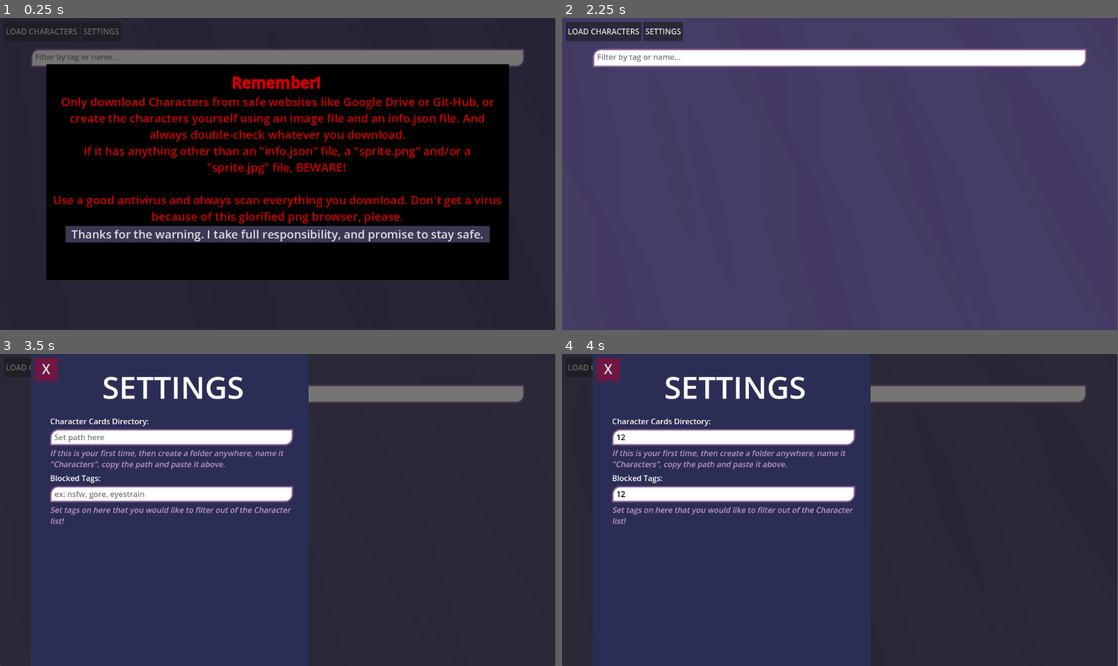
Above: before the commit, frames 1-4 (two rows, left to right).
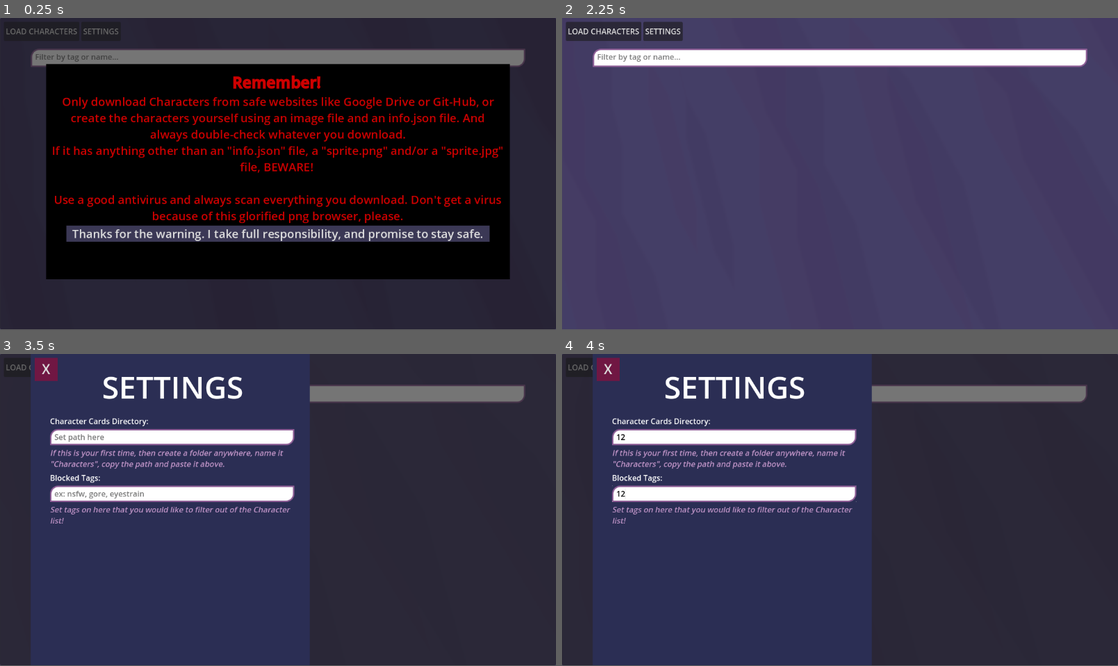
Above: after the commit, the same moments.

Repository: HelloThePixel/open-source-card-collector
Game: Godot game, scene res://Scenes/Gallery.tscn
Same seed, same stepped clock (60 frames per second), same inputs: the game is played once before the commit and once after it.
Inputs (mouse positions are in pixels of both pictures, inside the frame that each line leads up to):
- Up to frame 1 (0.25 s): no input
- Up to frame 2 (2.25 s): click (840, 58) at 0.52 s; type "Alex" at 0.6 s; click "LOAD CHARACTERS" at 1.25 s; click "Thanks for the warning. I tak…" at 2 s
- Up to frame 3 (3.5 s): click "SETTINGS" at 2.75 s
- Up to frame 4 (4 s): click (734, 438) at 3.52 s; type "12" at 3.6 s; click (734, 494) at 3.75 s; type "12" at 3.83 s
In our replay, the window is 799x449 before the commit and 800x448 after it. These sizes can differ from the game's own. Grey fills any space a smaller window leaves; there, only what the larger window draws over its background counts as a difference.

The runs differ from the first frame. In frame 1, 7.2% of the frame differs, in the area x 0-100%, y 0-100%; in frame 2, 0.5%; in frame 3, 2.6%; in frame 4, 2.5%.

Commit message:
general script cleanup and renaming + dynamic grid system + viewport width expanded
expanded default viewport width to 1156.
the card grid now changes collumns dynamically as you change its size
also generally cleaned up some code.

Diff:
--- a/opensourcecardcollector/Scenes/Gallery.tscn
+++ b/opensourcecardcollector/Scenes/Gallery.tscn
@@ -2,6 +2,7 @@
 
 [ext_resource type="Script" uid="uid://dhp3rm4v3n76w" path="res://Scripts/UI/Gallery/gallery.gd" id="1_y1ixw"]
 [ext_resource type="Shader" uid="uid://bapiikbpqxjfv" path="res://Shaders/UI/Background/Wallpaper_Shader.res" id="4_7jpji"]
+[ext_resource type="Script" uid="uid://djsqj26aeeibe" path="res://Scripts/UI/GridContainer/dynamic_grid_container.gd" id="4_saqgx"]
 [ext_resource type="Script" uid="uid://cb1ejb87y0u05" path="res://Scripts/GameFiles/character_file_loader.gd" id="5_1qmsb"]
 [ext_resource type="Theme" uid="uid://di5imy5cnwwdc" path="res://Resources/UI_Themes/TextEdit/TextEdit.tres" id="5_jb8ey"]
 [ext_resource type="Theme" uid="uid://gvnotnp37rig" path="res://Resources/UI_Themes/Panel/Settings.tres" id="5_sv3ml"]
@@ -9,10 +10,8 @@
 [ext_resource type="Script" uid="uid://nlee78qq2ve8" path="res://Scripts/UI/character_search.gd" id="6_ko7lk"]
 [ext_resource type="Script" uid="uid://deytj1y5mqgd4" path="res://Scripts/UI/Panel/Panel_Fader.gd" id="6_sqccx"]
 [ext_resource type="PackedScene" uid="uid://cob4g4o73leey" path="res://Nodes/UI/CharacterUIElement.tscn" id="7_saqgx"]
-[ext_resource type="Script" uid="uid://dfh10sbp6r30w" path="res://Scripts/UI/warning_panel.gd" id="8_sv3ml"]
-[ext_resource type="Script" uid="uid://fjim8mey8wtn" path="res://Scripts/get_tags_from_textedit.gd" id="11_saqgx"]
-
-[sub_resource type="CompressedTexture2D" id="CompressedTexture2D_ko7lk"]
+[ext_resource type="Script" uid="uid://dfh10sbp6r30w" path="res://Scripts/UI/popup_panel.gd" id="8_sv3ml"]
+[ext_resource type="Script" uid="uid://fjim8mey8wtn" path="res://Scripts/tag_blocker.gd" id="11_saqgx"]
 
 [sub_resource type="ShaderMaterial" id="ShaderMaterial_sqccx"]
 shader = ExtResource("4_7jpji")
@@ -59,8 +58,6 @@
 grow_horizontal = 2
 grow_vertical = 2
 script = ExtResource("1_y1ixw")
-Subtitle = "...who knows..."
-Sprite = SubResource("CompressedTexture2D_ko7lk")
 cardTemplate = ExtResource("7_saqgx")
 cardLoader = NodePath("CardLoader")
 cardContainer = NodePath("Grid/ScrollContainer/GridContainer")
@@ -140,7 +137,12 @@
 
 [node name="GridContainer" type="GridContainer" parent="Grid/ScrollContainer"]
 layout_mode = 2
+size_flags_horizontal = 3
+size_flags_vertical = 3
 columns = 5
+script = ExtResource("4_saqgx")
+target_children_length = 204
+margin_of_error = 0
 
 [node name="CharacterSearch" type="TextEdit" parent="Grid" node_paths=PackedStringArray("Gallery")]
 custom_minimum_size = Vector2(0, 38)
@@ -344,6 +346,7 @@
 theme_override_styles/normal = SubResource("StyleBoxFlat_sv3ml")
 text = "Thanks for the warning. I take full responsibility, and promise to stay safe."
 
+[connection signal="resized" from="Grid/ScrollContainer/GridContainer" to="Grid/ScrollContainer/GridContainer" method="_on_resized"]
 [connection signal="gutter_added" from="Grid/CharacterSearch" to="." method="_on_character_search_gutter_added"]
 [connection signal="text_changed" from="Grid/CharacterSearch" to="Grid/CharacterSearch" method="_on_text_changed"]
 [connection signal="pressed" from="MENU/Button" to="." method="LoadCards"]
--- a/opensourcecardcollector/Scripts/CharacterResource/CharacterResource.gd
+++ b/opensourcecardcollector/Scripts/CharacterResource/CharacterResource.gd
@@ -6,9 +6,10 @@
 @export var Credits : String
 @export var Description : String
 @export var Sprite : Texture2D
+#I still havent figured out how to do this, but im not commenting it just yet
+#because the methods for passing this variable's info are already implemented
 @export var SpriteOffset : Vector2 = Vector2.ZERO
 @export var Tags : Array[String]
-#@export var SpriteZoom : float = 1.0
 
 func Create(img : Texture2D, n = "???", m = "...", c = "", d = "", offset = Vector2.ZERO):
 	if n == "":
--- a/opensourcecardcollector/Scripts/GameFiles/character_file_loader.gd
+++ b/opensourcecardcollector/Scripts/GameFiles/character_file_loader.gd
@@ -15,8 +15,6 @@
 	characters.append_array(CreateCharactersFromFiles(file))
 	character_files.append_array(characters)
 	showCharacters(character_files)
-	#for i in character_files:
-		#print(i.Name)
 	return true
 
 func showCharacters(chars : Array[CharacterResource]):
@@ -60,6 +58,7 @@
 	var charOffset = Vector2.ZERO
 	var json_as_text = FileAccess.get_file_as_string(path + "info.json")
 	var json_as_dict = JSON.parse_string(json_as_text)
+	#pass all the info
 	if json_as_dict:
 		if json_as_dict.has("name"):
 			charName = json_as_dict["name"]
--- a/opensourcecardcollector/Scripts/UI/CharacterUIElement/character_ui_element.gd
+++ b/opensourcecardcollector/Scripts/UI/CharacterUIElement/character_ui_element.gd
@@ -141,12 +141,6 @@
 func Blocked(b : bool):
 	blocked = b
 
-func Enabled(b : bool):
-	if b:
-		pass#imageButton.mouse_filter = Control.MOUSE_FILTER_STOP
-	else:
-		pass#imageButton.mouse_filter = Control.MOUSE_FILTER_IGNORE
-
 func _on_image_button_pressed() -> void:
 	handler.ChangeFocus(self)
 	pass # Replace with function body.
--- a/opensourcecardcollector/Scripts/UI/Gallery/gallery.gd
+++ b/opensourcecardcollector/Scripts/UI/Gallery/gallery.gd
@@ -1,13 +1,14 @@
 extends Control
 
-@export_category("DEBUG - Cards")
-@export var debugCards : Array[CharacterResource]
-@export_category("DEBUG - Create Card")
-@export var DebugCard : bool = false
-@export var Name : String
-@export var Subtitle : String
-@export var Sprite : Texture2D
-@export var SpriteOffset : Vector2 = Vector2.ZERO
+#DEBUG STUFF
+#@export_category("DEBUG - Cards")
+#@export var debugCards : Array[CharacterResource]
+#@export_category("DEBUG - Create Card")
+#@export var DebugCard : bool = false
+#@export var Name : String
+#@export var Subtitle : String
+#@export var Sprite : Texture2D
+#@export var SpriteOffset : Vector2 = Vector2.ZERO
 
 @export_category("Nodes To Create")
 @export var cardTemplate : PackedScene
@@ -27,13 +28,14 @@
 
 func _ready() -> void:
 	cardPathInput.text = SaveManager.LoadSaveCardDirectoryPath()
-	if !debugCards.is_empty():
-		for i in debugCards:
-			CreateCard(i)
-	if DebugCard:
-		var e : CharacterResource = CharacterResource.new()
-		e.Create(Sprite, Name, Subtitle, SpriteOffset)
-		CreateCard(e)
+	#DEBUG STUFF
+	#if !debugCards.is_empty():
+	#	for i in debugCards:
+	#		CreateCard(i)
+	#if DebugCard:
+	#	var e : CharacterResource = CharacterResource.new()
+	#	e.Create(Sprite, Name, Subtitle, SpriteOffset)
+	#	CreateCard(e)
 
 func CreateCard(char : CharacterResource):
 	var card : CharacterUIElement = cardTemplate.instantiate()
@@ -67,21 +69,10 @@
 	pass
 
 func ClearCards():
-	print("CLEAR")
 	for i in cardContainer.get_children():
 		i.queue_free()
 	cardList.clear()
 	return
-	#i hope i dont need da rest
-	var dad = cardContainer.get_parent()
-	dad.add_child(cardContainer.duplicate())
-	print("dad: " + str(dad.name))
-	for i in dad.get_children():
-		print("son: " + str(i.name))
-	cardContainer.queue_free()
-	cardContainer = dad.get_child(1)
-	print("new son: " + str(cardContainer.name))
-	pass
 
 func LoadCards():
 	if cardPathInput.text != "":
@@ -104,39 +95,16 @@
 func TagBlocker(block : PackedStringArray):
 	for i in cardList:
 		i.Blocked(false)
+	#search through cardlist using the tag list "block". inclusive: true. include name? true. exact? true
 	for e in CommonMethods.FilterByTags(cardList, block, true, true, true):
 		e.Blocked(true)
-
-	return #delete next code later
-	print("blocked tags: "+str(block))
-	for i in cardList:
-		var hasIt = false
-		for e in block:
-			if !hasIt:
-				print(e)
-				e = e.strip_edges(true, true)
-				if e != "" and e!= " " and e!= ",":
-					print("tag " + e + " is not null")
-					if i.tags.has(e):
-						hasIt = true
-					else:
-						if i.characterName.contains(e.to_lower()):
-							hasIt = true
-							print("its the name")
-						elif i.characterCredits.contains(e.to_lower()):
-							hasIt = true
-							print("its the author")
-						else:
-							hasIt = false
-				else:
-					print("tag " + e + " IS nothing")
-		i.visible = !hasIt
 
 func Filter(search : PackedStringArray):
 
 	for i in cardList:
 		i.visible = false
-	for i in CommonMethods.FilterByTags(cardList, search, false, true):
+	#search through cardlist using the tag list "search". inclusive: false. include name? true. exact? true
+	for i in CommonMethods.FilterByTags(cardList, search, false, true, true):
 		i.visible= true
 
 	TagBlocker(blockedTags.GetTags())
--- /dev/null
+++ b/opensourcecardcollector/Scripts/UI/GridContainer/dynamic_grid_container.gd
@@ -0,0 +1,20 @@
+extends GridContainer
+
+@export var target_children_length : int = 100
+@export var margin_of_error : int = 10
+
+#dynamically change the column ammount of the grid to fit its size.
+
+func _on_resized() -> void:
+	changeColumns()
+	pass # Replace with function body.
+
+func changeColumns():
+	print("size changed, width:" + str(size.x))
+	columns = 1
+	while (columns * target_children_length) < (size.x + margin_of_error):
+		columns += 1
+	while (columns * target_children_length) > (size.x - margin_of_error):
+		columns -= 1
+	print("columns:" + str(columns))
+	pass
--- a/opensourcecardcollector/Scripts/UI/character_search.gd
+++ b/opensourcecardcollector/Scripts/UI/character_search.gd
@@ -6,6 +6,7 @@
 	Gallery.Filter(string_array(text))
 	pass # Replace with function body.
 
+#TODO: Move this function here and in tag_blocker.gd into common_methods.gd
 func string_array(basetext : String) -> PackedStringArray:
 	var array : PackedStringArray = basetext.split(",")
 	for i in array:
--- a/opensourcecardcollector/Scripts/get_tags_from_textedit.gd
+++ b/opensourcecardcollector/Scripts/tag_blocker.gd
@@ -8,6 +8,7 @@
 func GetTags() -> PackedStringArray:
 	return string_array(text)
 
+#TODO: Move this function here and in character_search.gd into common_methods.gd
 func string_array(basetext : String) -> PackedStringArray:
 	var array : PackedStringArray = basetext.split(",")
 	for i in array:
--- a/opensourcecardcollector/Singletons/common_methods.gd
+++ b/opensourcecardcollector/Singletons/common_methods.gd
@@ -1,8 +1,13 @@
 extends Node
-
+#use this seldomly, only for functions that you want to access from multiple codes, to avoid copy-pasting
 
 func FilterByTags(cards : Array[CharacterUIElement], tags : PackedStringArray, inclusive = false, include_name = false, exact = false) -> Array[CharacterUIElement]:
-	#inclusive == if it includes 1 or more of the gags, otherwise it must include all tags
+	#inclusive: valid if it includes 1 or more of the tags, otherwise it must include all tags
+	#include name: if it will also search for the character's name and credits in search for a matching tag.
+	#exact: does the tag have to match 1-1, or can it simply Contain the contents of the search?
+		#example: when searching "red", should it only include results that have the tag "red",
+		#			or should it include results like "infrared" that have red inside?
+		#TODO: add a way to specify some tags as exact and assume not exact by default
 	var filteredCards : Array[CharacterUIElement] = []
 
 
--- a/opensourcecardcollector/project.godot
+++ b/opensourcecardcollector/project.godot
@@ -21,6 +21,10 @@
 SaveManager="*res://Singletons/SaveManager.tscn"
 CommonMethods="*res://Singletons/common_methods.gd"
 
+[display]
+
+window/size/viewport_width=1156
+
 [rendering]
 
 textures/canvas_textures/default_texture_repeat=1
Not shown, added: opensourcecardcollector/Scripts/UI/GridContainer/dynamic_grid_container.gd.uid
Renamed: opensourcecardcollector/Scripts/UI/warning_panel.gd -> opensourcecardcollector/Scripts/UI/popup_panel.gd
Renamed: opensourcecardcollector/Scripts/UI/warning_panel.gd.uid -> opensourcecardcollector/Scripts/UI/popup_panel.gd.uid
Renamed: opensourcecardcollector/Scripts/get_tags_from_textedit.gd.uid -> opensourcecardcollector/Scripts/tag_blocker.gd.uid
